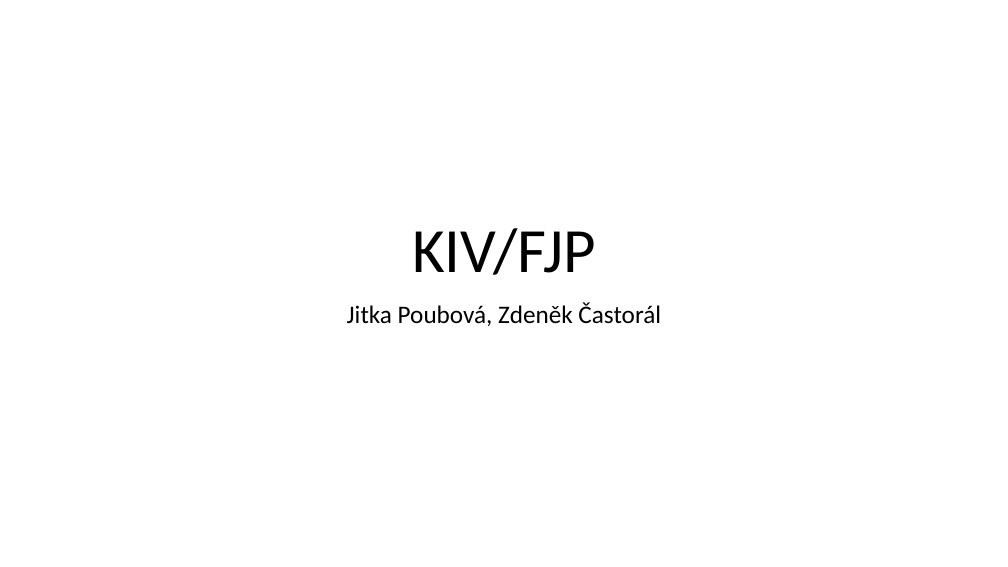
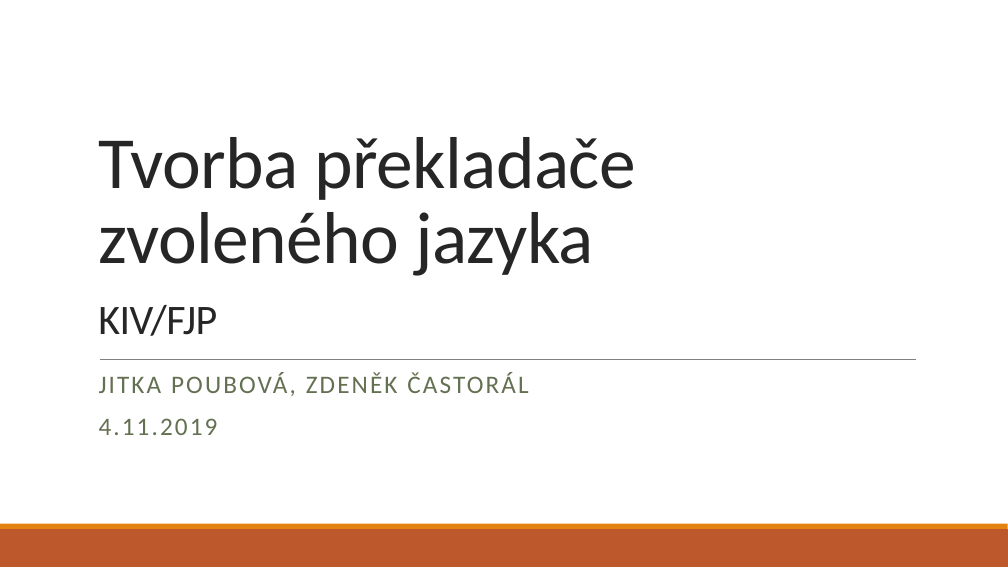
Before and after one commit to JitkaP/FJP-project, a slide deck: slide 1 of presentation/1 (4.11.).pptx. Drawn at 1008x567 pixels with LibreOffice and Linux fonts; fonts in the diff are those of the drawing. Boxes give left, top, right and bottom in pixels: in the first picture for what was removed or moved away, otherwise in the second. Text is boxed around its words. In the diff, an @@ line names an element or a change of style, - is before the commit and + after.

Commit message:
- updated grammar - updated presentation - final version

```diff
--- a/presentation/1 (4.11.).pptx
+++ b/presentation/1 (4.11.).pptx
@@ title at bbox=[98, 137, 636, 336]: text changed; size 60 to 70 pt; text colour #000000 to #262626 @@
-KIV/FJP
+Tvorba překladače zvoleného jazyka
+KIV/FJP
@@ line added from (100, 359) to (917, 359), #808080 0.5 pt @@
@@ subtitle at bbox=[99, 373, 528, 435]: text changed; text colour #000000 to #637052 @@
-Jitka Poubová, Zdeněk Častorál
+JITKA POUBOVÁ, ZDENĚK ČASTORÁL
+4.11.2019
@@ rectangle added at bbox=[0, 529, 1008, 567], fill #BD582C @@
@@ rectangle added at bbox=[0, 524, 1008, 529], fill #E48312 @@
```
Also in this commit, not shown: 2 other slides changed, 8 slides added, 1 other file.
